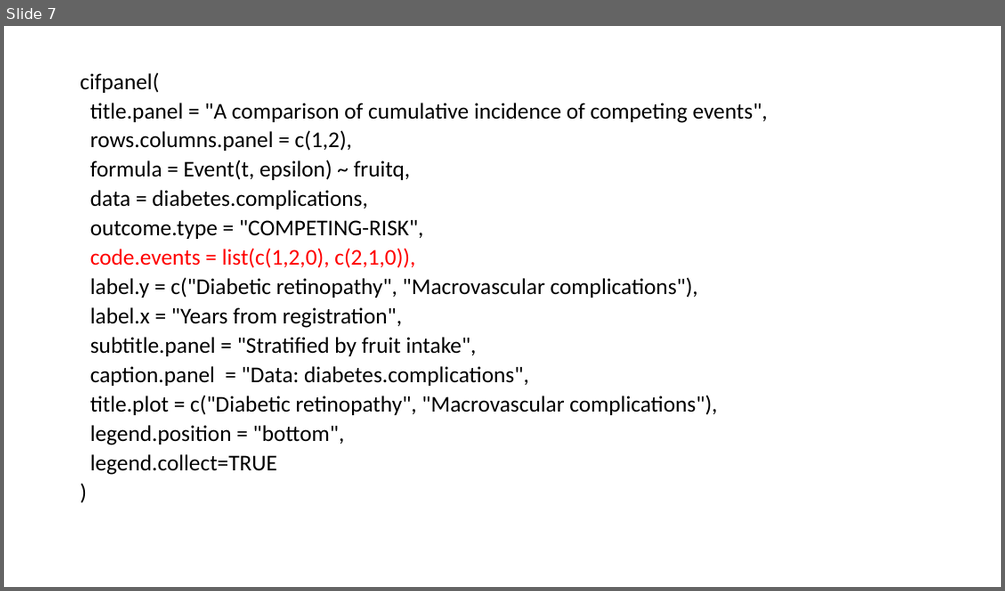
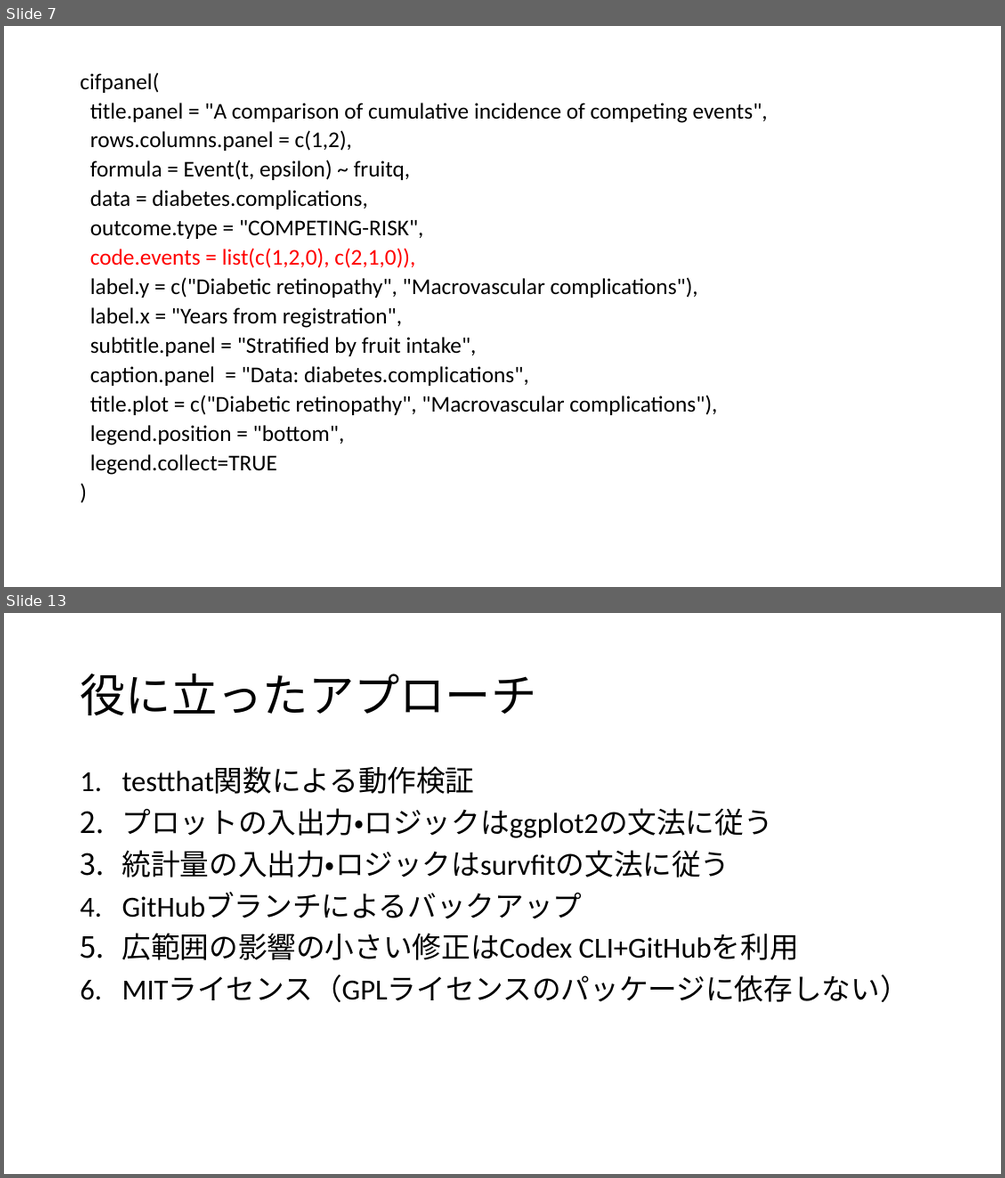
Before and after one commit to gestimation/cifmodeling, a slide deck: 20251027polyreg（田中）.pptx. Shown one above the other, each under a label of ours: slide 7 before the commit, slides 7 and 13 after it; the slides between them are not shown. The pictures are 1005x591 and 1005x1178 pixels, drawn with LibreOffice and Linux fonts; fonts in the diff are those of the drawing. Boxes give left, top, right and bottom in pixels: in the first picture for what was removed or moved away, otherwise in the second. Text is boxed around its words. In the diff, an @@ line names an element or a change of style, - is before the commit and + after.

```diff
--- a/20251027polyreg（田中）.pptx
+++ b/20251027polyreg（田中）.pptx
@@ slide 13 added at bbox=[4, 613, 1001, 1174], background #FFFFFF @@
@@ title added at bbox=[80, 674, 536, 715], 44 pt, text #000000 @@
+役に立ったアプローチ
@@ text added at bbox=[122, 767, 909, 1002], 28 pt, text #000000 @@
+1. testthat関数による動作検証
+2. プロットの入出力・ロジックはggplot2の文法に従う
+3. 統計量の入出力・ロジックはsurvfitの文法に従う
+4. GitHubブランチによるバックアップ
+5. 広範囲の影響の小さい修正はCodex CLI+GitHubを利用
+6. MITライセンス（GPLライセンスのパッケージに依存しない）
```
Also in this commit, not shown: 1 slide changed, 3 other slides added, 5 other files.
